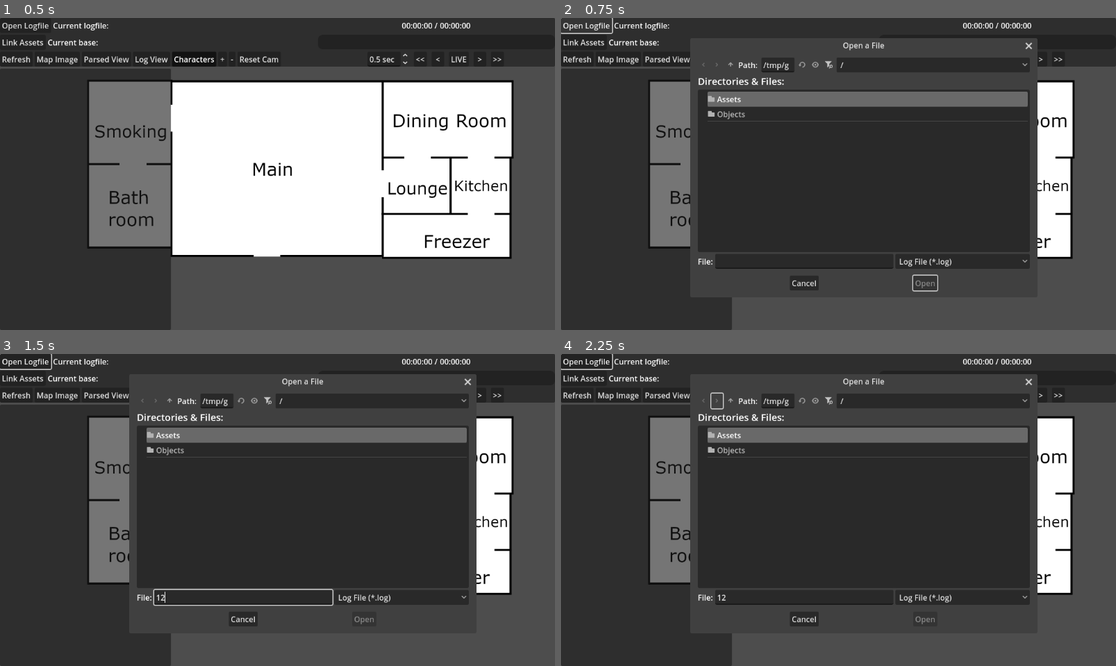
Above: before the commit, frames 1-4 (two rows, left to right).
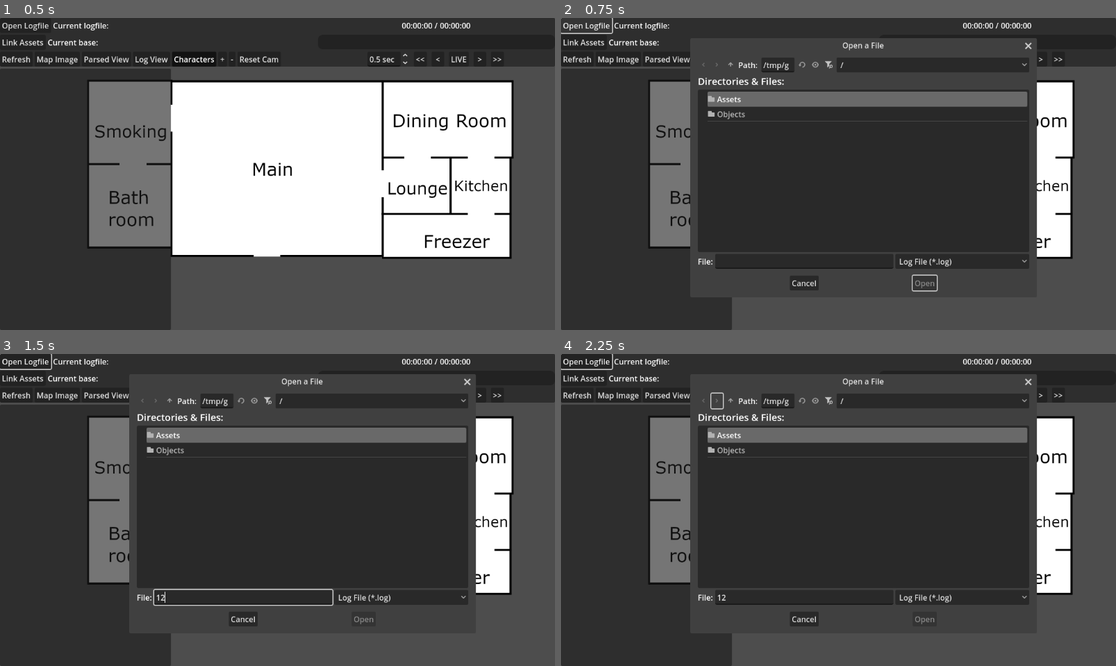
Above: after the commit, the same moments.

Repository: Crystalwarrior/AO2-LogReader
Game: Godot game, scene res://view.tscn
Two runs of this game, one before a commit and one after it. Both use one fixed random seed, a clock stepped at 60 frames per second and the inputs below.
Inputs (mouse positions are in pixels of both pictures, inside the frame that each line leads up to):
- Up to frame 1 (0.5 s): no input
- Up to frame 2 (0.75 s): click "Open Logfile" at 0.5 s
- Up to frame 3 (1.5 s): click (244, 597) at 1.27 s; type "12" at 1.35 s
- Up to frame 4 (2.25 s): click (716, 400) at 2 s

Frame 1 is identical in both runs. In frame 2, 0.2% of the frame differs, in the area x 50-86%, y 6-88%; in frame 3, 0.2%; in frame 4, 0.2%.

Commit message:
revert changes to timeline_value_changed

Diff:
--- a/main_window.gd
+++ b/main_window.gd
@@ -354,22 +354,18 @@
 func _on_timeline_value_changed(value):
 	var currentDay = Time.get_date_dict_from_unix_time(startTime)["day"]
 	currentLabel.text = convertDay(currentDay) + " " + Time.get_time_string_from_unix_time(timeline.value + startTime)
-	var line_num
 	for character in characters:
-		var movement = _find_charMove(character.id, value + startTime)
-		var locationID = movement[2]
-		line_num = movement[5]
+		var locationID = _find_charLocation(character.id, value + startTime)
 		if locationID != null and locationID != character.currentLocationID:
-			areas.movement(character, true, locationID, null, null, null, line_num)
-	if last_linecount != line_num:
-		parse_logfile(line_num)
-
-func _find_charMove(charID, newTime):
+			areas.movement(character, true, locationID)
+
+func _find_charLocation(charID, newTime):
+	#movements.append([currentCharacter.id, int(fromID), int(toID), time])
 	var result = null
-	for move in movements:
-		if move[0] == charID:
-			if move[3] <= newTime:
-				result = move
+	for movement in movements:
+		if movement[0] == charID:
+			if movement[3] <= newTime:
+				result = movement[2]
 			else:
 				return result
 	return result
